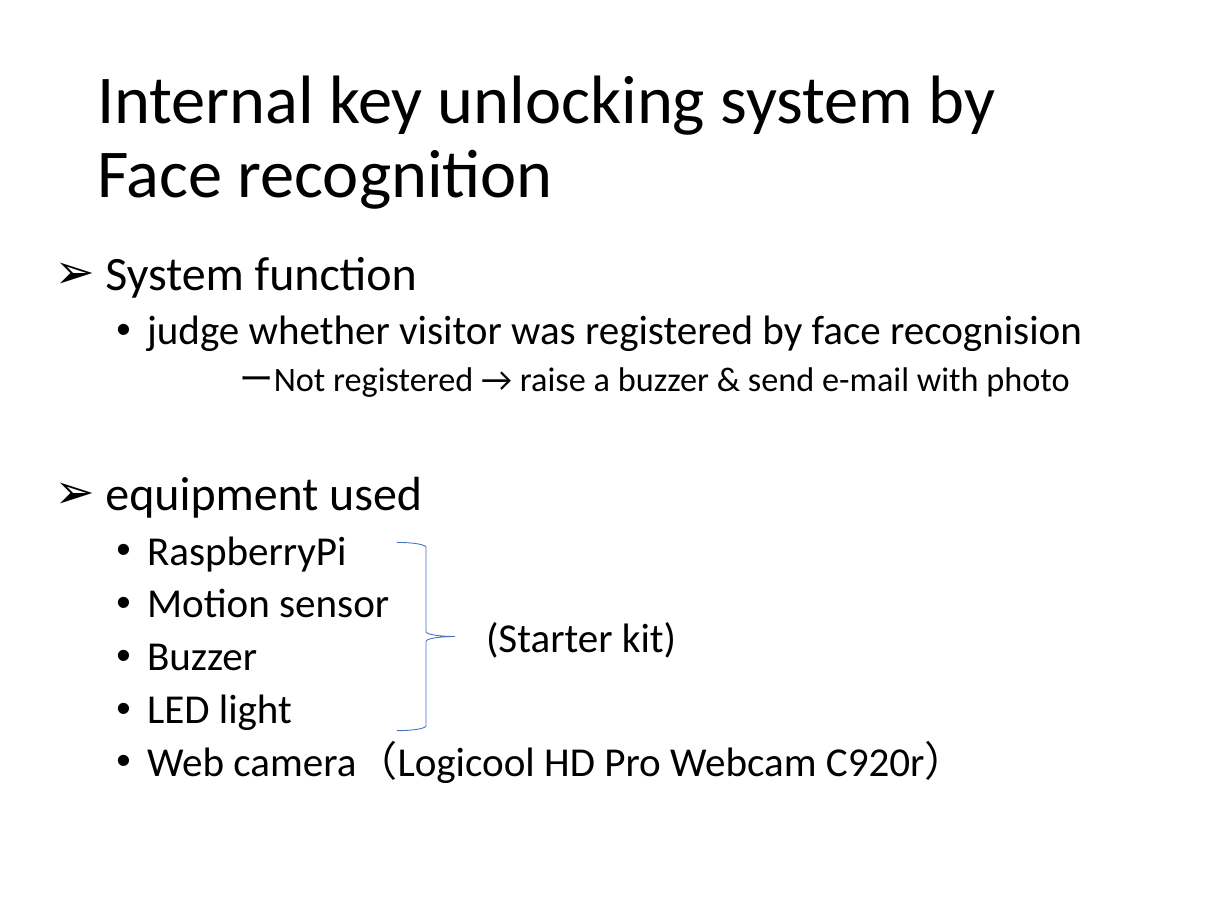
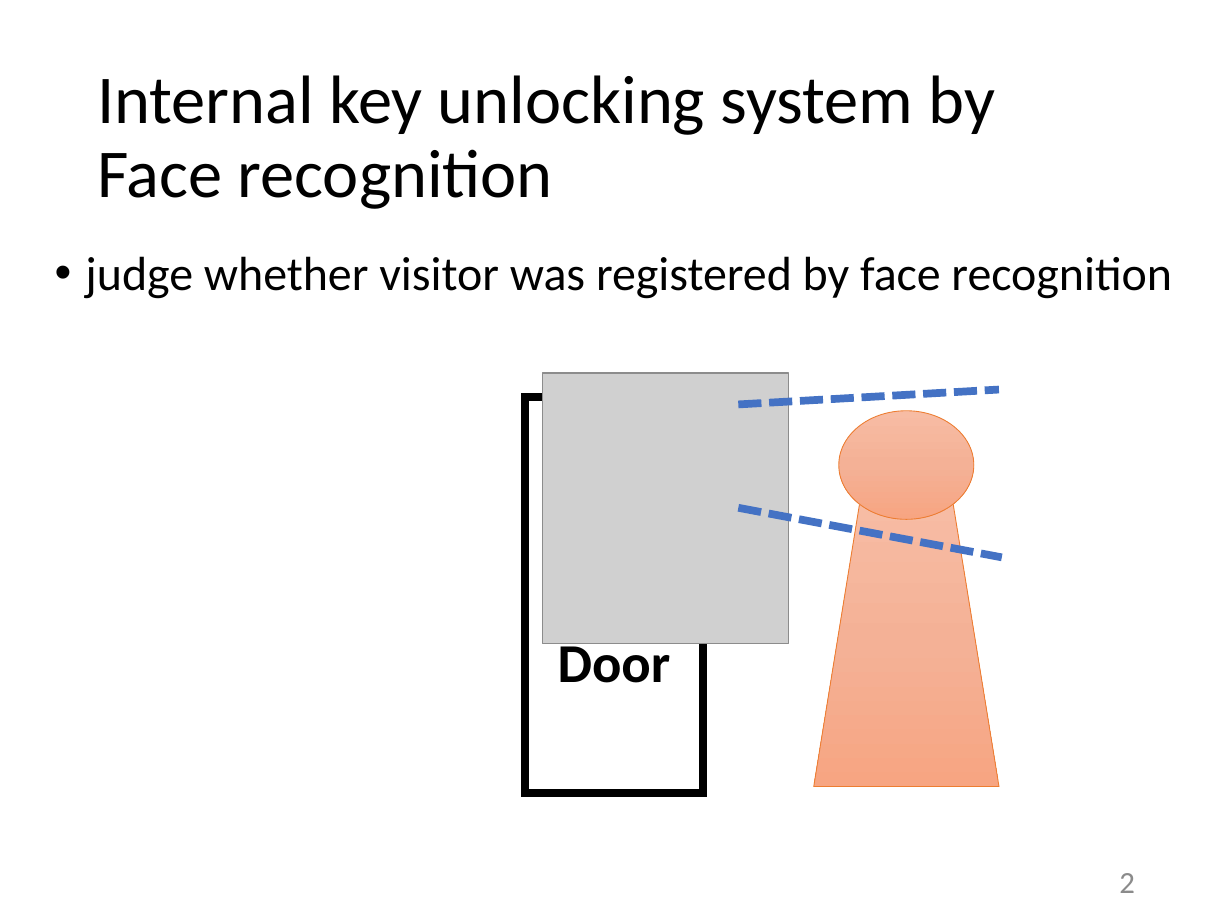
Before and after one commit to kut-info-ase-2017/group3-ase, a slide deck: slide 2 of presentation/ase-final-report.pptx. Drawn at 1232x924 pixels with LibreOffice and Linux fonts; fonts in the diff are those of the drawing; grey boxes stand for pictures. Boxes give left, top, right and bottom in pixels: in the first picture for what was removed or moved away, otherwise in the second. Text is boxed around its words. In the diff, an @@ line names an element or a change of style, - is before the commit and + after.

```diff
--- a/presentation/ase-final-report.pptx
+++ b/presentation/ase-final-report.pptx
@@ text at (85, 256, 1172, 299): text changed; size 24 to 28 pt @@
-➢ System function
-  • judge whether visitor was registered by face recognision
-  ーNot registered → raise a buzzer & send e-mail with photo
-➢ equipment used
-  • RaspberryPi
-  • Motion sensor
-  • Buzzer
-  • LED light
-  • Web camera（Logicool HD Pro Webcam C920r）
+• judge whether visitor was registered by face recognition
@@ picture added at (542, 373, 788, 644) @@
@@ line added from (738, 404) to (999, 389), #4472C4 4.5 pt dashed @@
@@ rectangle added at (525, 397, 702, 793), fill #FFFFFF, outline #000000 4.5 pt, 32 pt, text #000000, bold @@
+Door
@@ ellipse added at (839, 410, 975, 519), fill gradient #F7BDA5 to #F5B196 to #F8A582, outline #ED7D31 0.5 pt @@
@@ line added from (738, 508) to (1002, 557), #4472C4 4.5 pt dashed @@
@@ trapezoid added at (814, 501, 999, 787), fill gradient #F7BDA5 to #F5B196 to #F8A582, outline #ED7D31 0.5 pt @@
@@ right brace removed at (397, 542, 455, 731) @@
@@ text removed at (486, 622, 676, 658) @@
-(Starter kit)
@@ page number added at (1119, 873, 1135, 893), 18 pt, text #8C8C8C @@
+2
```
Also in this commit, not shown: 16 other slides changed, 5 slides added.
